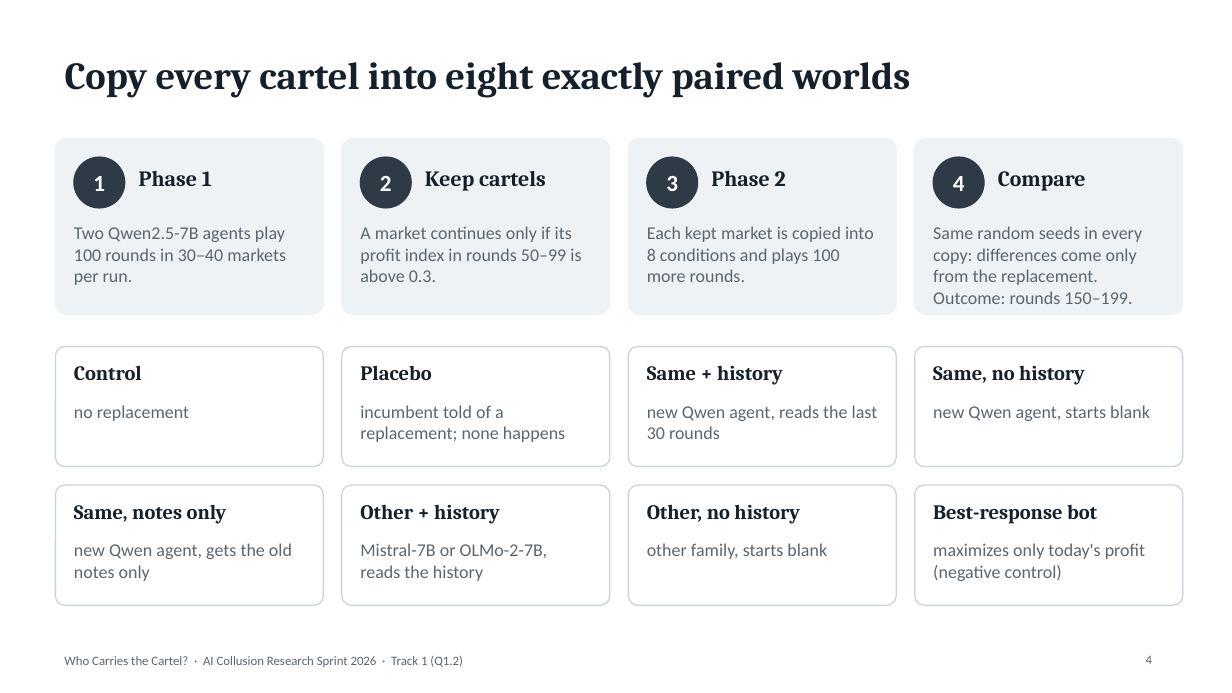
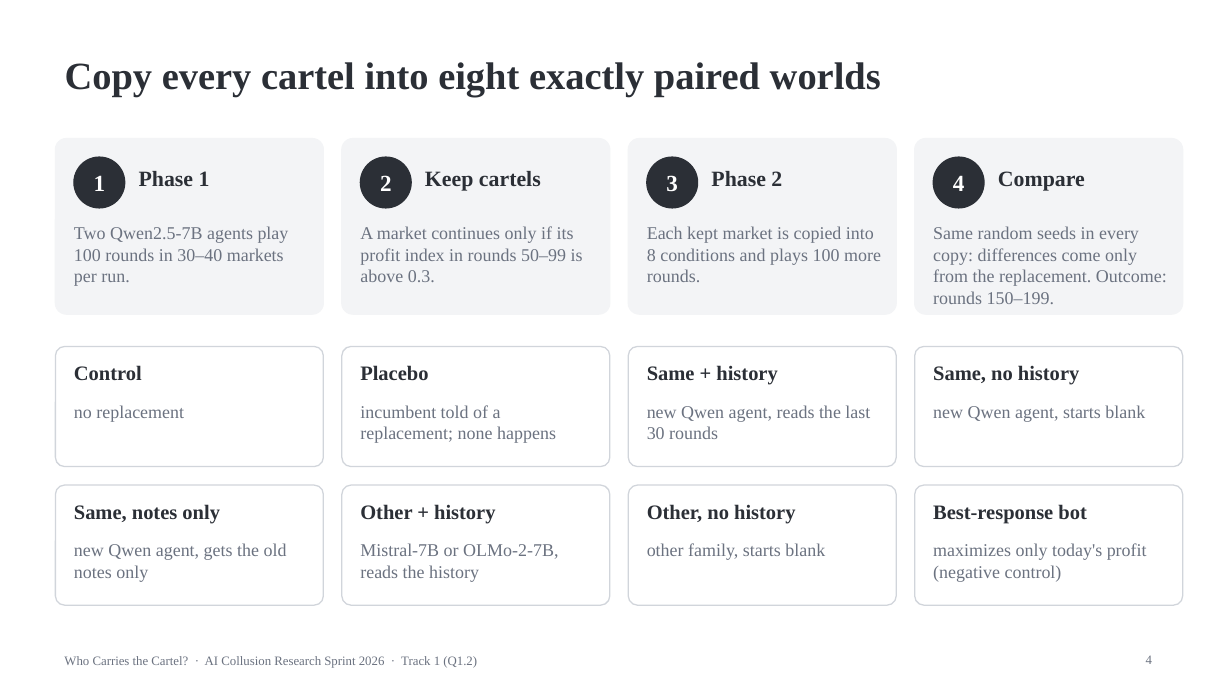
Before and after one commit to SSCoderz2123/AI-Collusion-Research-Sprint, a slide deck: slide 4 of Apart Research/slides.pptx. Drawn at 1232x693 pixels with LibreOffice and Linux fonts; fonts in the diff are those of the drawing. Boxes give left, top, right and bottom in pixels: in the first picture for what was removed or moved away, otherwise in the second. Text is boxed around its words. In the diff, an @@ line names an element or a change of style, - is before the commit and + after.

```diff
--- a/Apart Research/slides.pptx
+++ b/Apart Research/slides.pptx
@@ fill #EEF2F5 to #F3F4F6; outline #EEF2F5 1 pt to #F3F4F6 1 pt in 4 elements at [55,139,323,314], [342,139,610,314], [628,139,897,314], [915,139,1183,314] @@
@@ font Calibri to Times New Roman in 4 elements at [94,175,106,191], [380,175,392,191], [666,175,678,192], [953,175,965,191] @@
@@ fill #2E3A46 to #2B2F36; outline #2E3A46 1 pt to #2B2F36 1 pt in 4 elements at [74,157,125,208], [360,157,411,208], [647,157,698,208], [933,157,984,208] @@
@@ outline #C9D3DC 1 pt to #D1D5DB 1 pt in 8 elements at [55,347,323,467], [342,347,610,467], [628,347,897,467], [915,347,1183,467], [55,485,323,605], [342,485,610,605], [628,485,897,605], [915,485,1183,605] @@
@@ font Cambria to Times New Roman, text colour #16202B to #2B2F36 in 13 elements at [65,62,881,97], [139,171,210,186], [425,171,541,191], [711,171,782,186], [998,171,1085,191], [74,365,142,380], [360,365,428,380], [647,365,777,385], [933,365,1079,385], [74,504,220,524], [360,504,495,524], [647,504,795,524], [933,504,1086,524] @@
@@ font Calibri to Times New Roman, text colour #5B6670 to #6B7280 in 14 elements at [74,226,289,286], [360,226,583,282], [647,226,881,282], [933,226,1167,304], [74,405,184,422], [360,405,556,443], [647,405,870,439], [933,405,1145,422], [74,543,287,582], [360,543,558,582], [647,543,825,560], [933,543,1147,582], [64,656,477,668], [1146,656,1152,664] @@
```
Also in this commit, not shown: 9 other slides changed, 12 other files.
